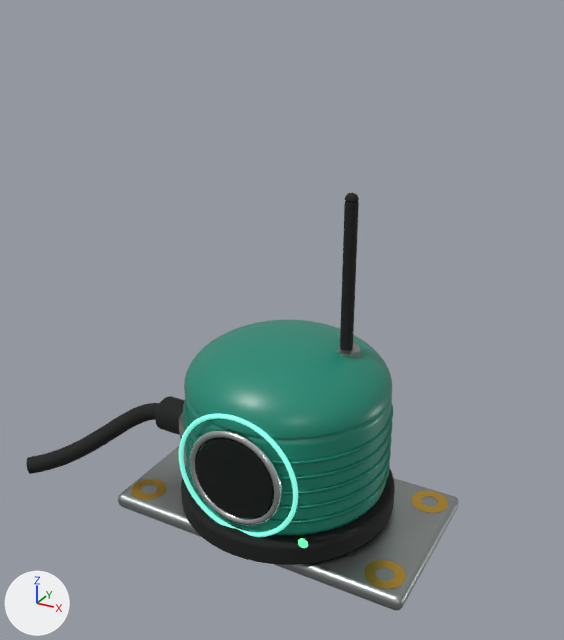
An edit to the glTF model assets/models/sensor-node.glb, drawn before and after from the same camera.
Both versions are drawn from a 50 mm lens placed at (4.44, -8.25, 7.1), pointed at (-0.12, 0.04, 2.95). Lighting does not change. The marker at lower left points along +X, +Y and +Z. The first picture is the older version. Where no turn or scale is listed for an object, it has been applied to the vertices. Vertices at exactly the same position are counted once.

The first picture shows 'antenna', 'bracket', 'gland', 'hole.001', 'hole.002', 'hole.003', 'housing'.
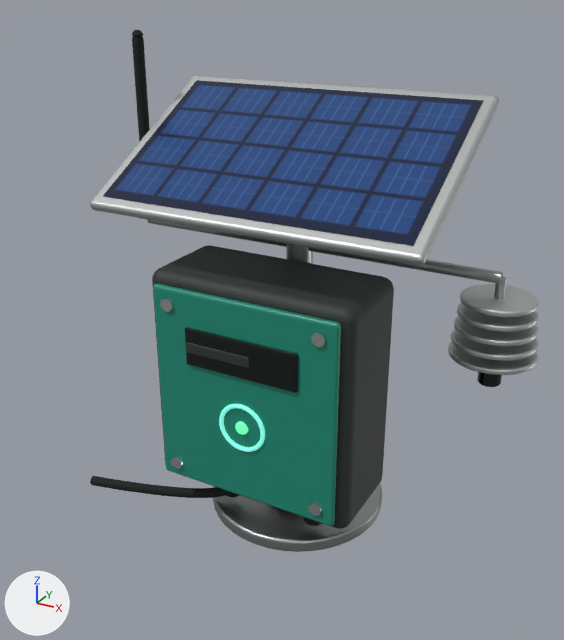
The change, as a list of edits to the scene's bpy script:
```text
Change me_antenna:
    remove me_antenna.from_pydata(...)  # 305 vertices, 600 faces; spans x 0.55..0.95, y 0.03..0.37, z 2.42..4.74
    add me_antenna.from_pydata(...)  # 259 vertices, 508 faces; spans x -2.57..-2.23, y 0.15..0.45, z 3.98..6.47
    me_antenna part 1: a new loose piece of 245 vertices spanning x -2.47..-2.33, y 0.23..0.37, z 4.2..6.47, in mat_rubber (black #101412)
    me_antenna part 2: the loose piece of 291 vertices spanning x 0.67..0.83, y 0.12..0.28, z 2.55..4.74 is deleted
    me_antenna part 3: the loose piece of 14 vertices spanning x 0.55..0.95, y 0.03..0.37, z 2.42..2.68 is deleted
    other edits to the shape of me_antenna do not show in these pictures
Remove ob_bracket:
    ob_bracket = bpy.data.objects.new('bracket', me_bracket)
Remove ob_hole_001:
    ob_hole_001 = bpy.data.objects.new('hole.001', me_hole)
Remove ob_hole_002:
    ob_hole_002 = bpy.data.objects.new('hole.002', me_hole)
Remove ob_hole_003:
    ob_hole_003 = bpy.data.objects.new('hole.003', me_hole)
Remove ob_housing:
    ob_housing = bpy.data.objects.new('housing', me_housing)
Remove ob_gland:
    ob_gland = bpy.data.objects.new('gland', me_gland)
Add ob_radiation_shield:
    ob_radiation_shield = bpy.data.objects.new('radiation-shield', me_radiation_shield)  # 1606 vertices, 3184 faces; spans x 2.08..3.12, y -0.22..0.82, z 2.6..3.95; in mat_steel (grey #a9afad), mat_alu (light grey #c9cdcc), mat_glass (black #06100e)
    ob_radiation_shield.location = (0.0, 0.0, 0.0)
Add ob_arms:
    ob_arms = bpy.data.objects.new('arms', me_arms)  # 45 vertices, 98 faces; spans x -2.4..2.6, y 0.23..0.37, z 3.88..4.02; in mat_steel (grey #a9afad)
    ob_arms.location = (0.0, 0.0, 0.0)
Add ob_solar_panel:
    ob_solar_panel = bpy.data.objects.new('solar-panel', me_solar_panel)  # 156 vertices, 302 faces; spans x -2.15..2.15, y -1.2..1.2, z -0.69..0.69; in mat_alu (light grey #c9cdcc), mat_solarpanel (picture img_solarpanel)
    ob_solar_panel.location = (0.0, 0.0, 5.15)
Add ob_enclosure:
    ob_enclosure = bpy.data.objects.new('enclosure', me_enclosure)  # 1694 vertices, 3332 faces; spans x -2.71..1.4, y -1.25..0.2, z 0.17..3.8; in mat_graphite (dark grey #2a3330), mat_accent (cyan #1c8a74), mat_glass (black #06100e), mat_glow (green #7ee0c6, glowing cyan #61c4b5), mat_ledgreen (green #37c96e, glowing green #6cf9aa), mat_chrome (light grey #d7dad9), mat_steel (grey #a9afad), mat_rubber (black #101412)
    ob_enclosure.location = (0.0, 0.0, 0.0)
Add ob_pole_base:
    ob_pole_base = bpy.data.objects.new('pole-base', me_pole_base)  # 708 vertices, 1408 faces; spans x -1.25..1.25, y -0.95..1.55, z 0.0..4.8; in mat_steel (grey #a9afad), mat_rubber (black #101412)
    ob_pole_base.location = (0.0, 0.0, 0.0)
```

Boxes [x1, y1, x2, y2] around the edits, measured in the pictures (564 x 640 px):
'enclosure', added
    after: [90, 245, 394, 529]
'solar-panel', added (blue)
    after: [90, 76, 499, 266]
'housing', deleted
    before: [179, 320, 395, 565]
'bracket', deleted
    before: [118, 445, 459, 611]
'radiation-shield', added
    after: [448, 277, 539, 387]
'pole-base', added
    after: [213, 243, 382, 552]
'antenna', reshaped
    before: [336, 193, 360, 358]
    after: [132, 30, 150, 220]
'gland', deleted
    before: [26, 396, 185, 474]
'arms', added
    after: [147, 220, 503, 283]
'hole.003', deleted
    before: [364, 560, 406, 589]
'hole.002', deleted
    before: [411, 490, 448, 513]
'hole.001', deleted
    before: [131, 479, 167, 500]
part 1 of me_antenna, added (black)
    after: [132, 30, 150, 142]
part 2 of me_antenna, deleted (black)
    before: [340, 193, 359, 351]
part 3 of me_antenna, deleted (mostly hidden)
    before: [336, 343, 360, 358]
